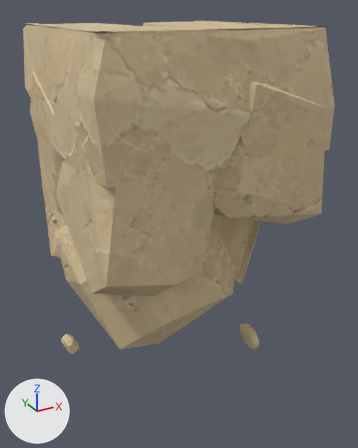
An edit to the glTF model assets/custom/models/ground_modules/ground_bottom_end_02.glb, drawn before and after from the same camera.
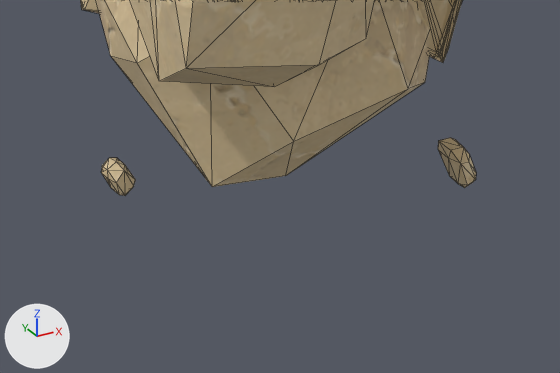
There are two pictures of each version: one whole from a 50 mm camera at (-0.59, -1.61, 0.99) aimed at (0.55, 0.45, -0.04), one close up on the part from 2% to 85% of the width and 56% to 100% of the height. Every picture has the same lights, and +X, +Y and +Z are marked at lower left. The older version's two pictures come first. The close-ups show mesh edges as thin lines. Vertices at exactly the same position are counted once.

Objects in the first close-up: 'GroundBottomEnd02_Body'.
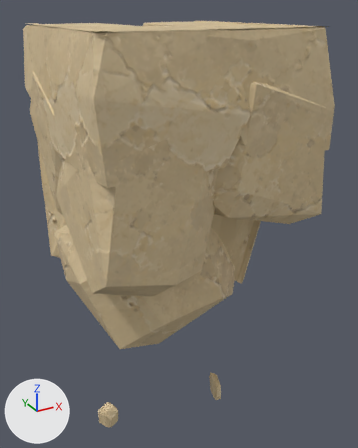
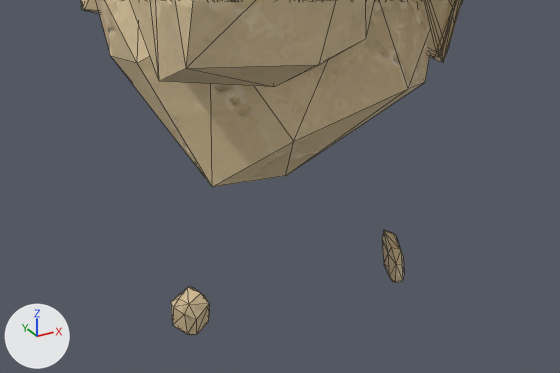
What differs and where, as boxes [x1, y1, x2, y2] in the close-ups (560 x 373 px; the box of a moved part takes in the faces that stretch with it):
'GroundBottomEnd02_Body', reshaped
    before: [81, 0, 476, 196]
    after: [81, 0, 462, 335]
part 1 of me_groundbottomend02_bodyshouldermesh, moved or reshaped
    before: [438, 138, 476, 188]
    after: [382, 230, 404, 283]
part 2 of me_groundbottomend02_bodyshouldermesh, moved or reshaped
    before: [101, 158, 135, 196]
    after: [171, 287, 209, 335]

What changed in the scene script:
```text
Change me_groundbottomend02_bodyshouldermesh:
    remove me_groundbottomend02_bodyshouldermesh.from_pydata(...)  # 1168 vertices, 2071 faces; spans x -0.04..1.04, y -0.04..1.0, z -0.92..0.91
    add me_groundbottomend02_bodyshouldermesh.from_pydata(...)  # 1168 vertices, 2071 faces; spans x -0.04..1.04, y -0.04..1.0, z -0.97..0.91
    me_groundbottomend02_bodyshouldermesh part 1: the loose piece of 24 vertices spanning x 0.95..1.04, y 0.28..0.47, z -0.92..-0.77 is multiplied about its middle by the matrix ((0.77, 0.12, 0.112), (-0.088, 0.755, -0.203), (-0.139, 0.187, 0.752)), then moved by (-0.41, -0.25, -0.01)
    me_groundbottomend02_bodyshouldermesh part 2
    me_groundbottomend02_bodyshouldermesh.vertices[1018].co: (-0.03, 0.78, -0.79) -> (0.0, 0.19, -0.83)  # pixel (107, 169) -> pixel (188, 304)
    me_groundbottomend02_bodyshouldermesh.vertices[1019].co: (0.02, 0.75, -0.78) -> (0.06, 0.18, -0.85)  # pixel (124, 170) -> pixel (209, 303)
    me_groundbottomend02_bodyshouldermesh.vertices[1020].co: (0.0, 0.79, -0.77) -> (0.04, 0.2, -0.82)  # pixel (116, 161) -> pixel (200, 293)
    me_groundbottomend02_bodyshouldermesh.vertices[1021].co: (0.03, 0.79, -0.79) -> (0.06, 0.22, -0.85)  # pixel (124, 164) -> pixel (205, 296)
    me_groundbottomend02_bodyshouldermesh.vertices[1022].co: (0.02, 0.85, -0.8) -> (0.04, 0.26, -0.85)  # pixel (117, 157) -> pixel (192, 287)
    me_groundbottomend02_bodyshouldermesh.vertices[1023].co: (0.0, 0.84, -0.79) -> (0.02, 0.24, -0.82)  # pixel (109, 157) -> pixel (187, 287)
    me_groundbottomend02_bodyshouldermesh.vertices[1024].co: (-0.03, 0.82, -0.8) -> (-0.01, 0.22, -0.83)  # pixel (101, 166) -> pixel (178, 298)
    me_groundbottomend02_bodyshouldermesh.vertices[1025].co: (-0.04, 0.83, -0.82) -> (-0.03, 0.23, -0.87)  # pixel (101, 172) -> pixel (173, 307)
    me_groundbottomend02_bodyshouldermesh.vertices[1026].co: (-0.03, 0.78, -0.82) -> (-0.01, 0.2, -0.87)  # pixel (107, 178) -> pixel (184, 314)
    me_groundbottomend02_bodyshouldermesh.vertices[1027].co: (-0.01, 0.74, -0.81) -> (0.02, 0.17, -0.88)  # pixel (116, 182) -> pixel (196, 319)
    me_groundbottomend02_bodyshouldermesh.vertices[1028].co: (0.01, 0.74, -0.86) -> (0.02, 0.19, -0.94)  # pixel (124, 195) -> pixel (196, 334)
    me_groundbottomend02_bodyshouldermesh.vertices[1029].co: (0.04, 0.75, -0.85) -> (0.06, 0.2, -0.93)  # pixel (133, 186) -> pixel (208, 322)
    me_groundbottomend02_bodyshouldermesh.vertices[1030].co: (0.05, 0.77, -0.84) -> (0.07, 0.22, -0.92)  # pixel (135, 179) -> pixel (209, 313)
    me_groundbottomend02_bodyshouldermesh.vertices[1031].co: (0.05, 0.83, -0.86) -> (0.05, 0.27, -0.93)
    me_groundbottomend02_bodyshouldermesh.vertices[1032].co: (0.03, 0.86, -0.87) -> (0.03, 0.29, -0.93)
    me_groundbottomend02_bodyshouldermesh.vertices[1033].co: (0.01, 0.87, -0.82) -> (0.02, 0.27, -0.87)  # not seen -> pixel (184, 291)
    me_groundbottomend02_bodyshouldermesh.vertices[1034].co: (-0.03, 0.86, -0.83) -> (-0.02, 0.26, -0.87)  # pixel (101, 168) -> pixel (170, 301)
    me_groundbottomend02_bodyshouldermesh.vertices[1035].co: (-0.01, 0.83, -0.89) -> (-0.02, 0.26, -0.95)  # pixel (110, 187) -> pixel (172, 325)
    me_groundbottomend02_bodyshouldermesh.vertices[1036].co: (0.0, 0.76, -0.88) -> (0.0, 0.21, -0.95)  # pixel (119, 194) -> pixel (187, 334)
    me_groundbottomend02_bodyshouldermesh.vertices[1037].co: (0.01, 0.77, -0.89) -> (0.01, 0.22, -0.97)  # pixel (125, 195) -> pixel (191, 334)
    me_groundbottomend02_bodyshouldermesh.vertices[1038].co: (0.04, 0.78, -0.88) -> (0.04, 0.23, -0.96)  # pixel (132, 188) -> not seen
    me_groundbottomend02_bodyshouldermesh.vertices[1039].co: (0.04, 0.83, -0.89) -> (0.03, 0.28, -0.96)
    me_groundbottomend02_bodyshouldermesh.vertices[1040].co: (0.0, 0.85, -0.88) -> (-0.02, 0.28, -0.94)  # not seen -> pixel (172, 316)
    me_groundbottomend02_bodyshouldermesh.vertices[1041].co: (0.01, 0.81, -0.9) -> (-0.01, 0.26, -0.97)  # not seen -> pixel (179, 329)
```
